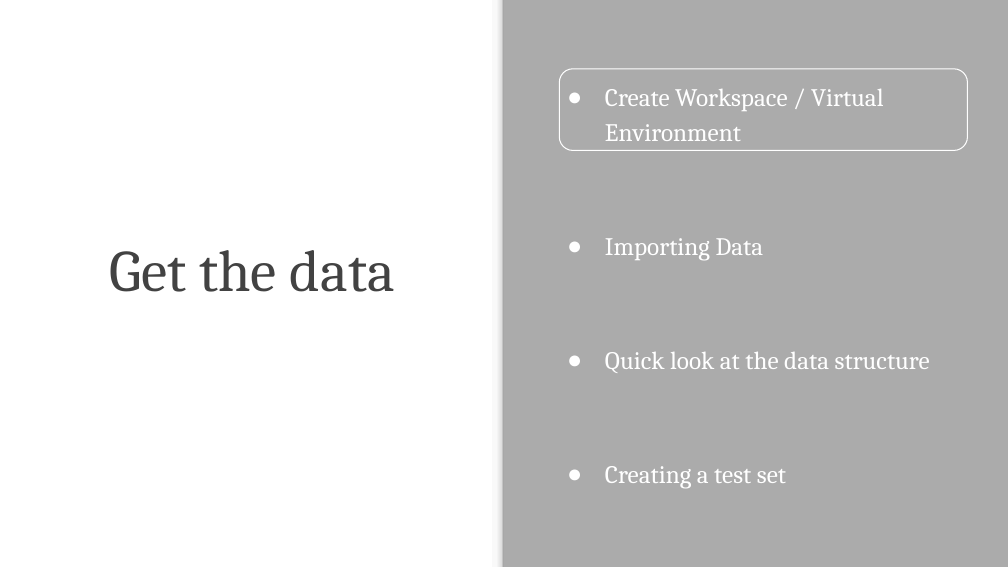
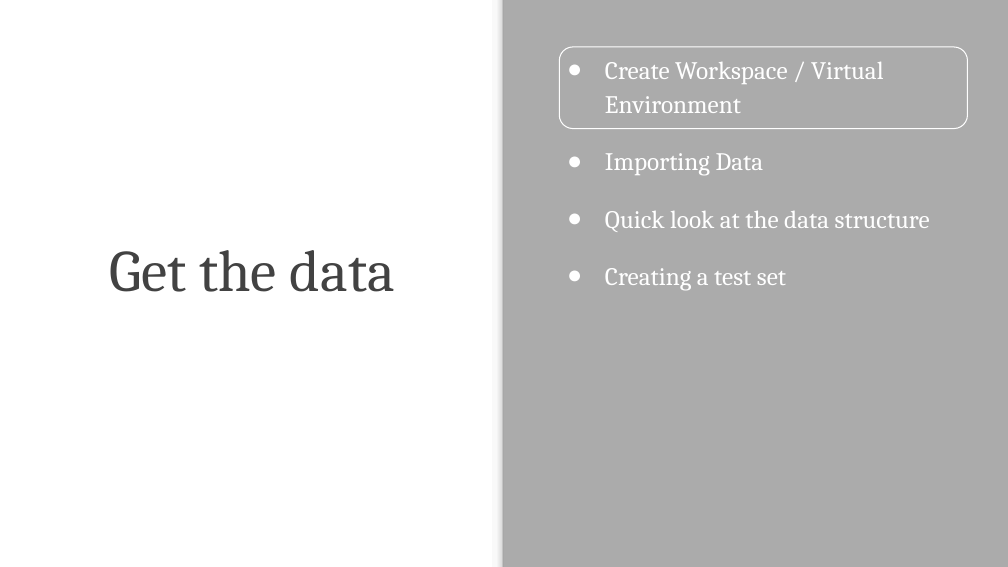
Before and after one commit to saurabhbhatt/DataGiri, a slide deck: slide 7 of Hands-on Machine Learning with Python - Datagiri.pptx. Drawn at 1008x567 pixels with LibreOffice and Linux fonts; fonts in the diff are those of the drawing; background and template pictures are left out. Boxes give left, top, right and bottom in pixels: in the first picture for what was removed or moved away, otherwise in the second. Text is boxed around its words. In the diff, an @@ line names an element or a change of style, - is before the commit and + after.

```diff
--- a/Hands-on Machine Learning with Python - Datagiri.pptx
+++ b/Hands-on Machine Learning with Python - Datagiri.pptx
@@ text "Create Workspace / Virtual Environment" at [605,62,930,291]: vertical alignment middle to top @@
@@ rounded rectangle: place and size @@
-rounded rectangle at [559,69,968,150]
+rounded rectangle at [559,47,968,129]
```
Also in this commit, not shown: 20 other slides changed, 3 slides added, 1 slide removed, 6 other files.
